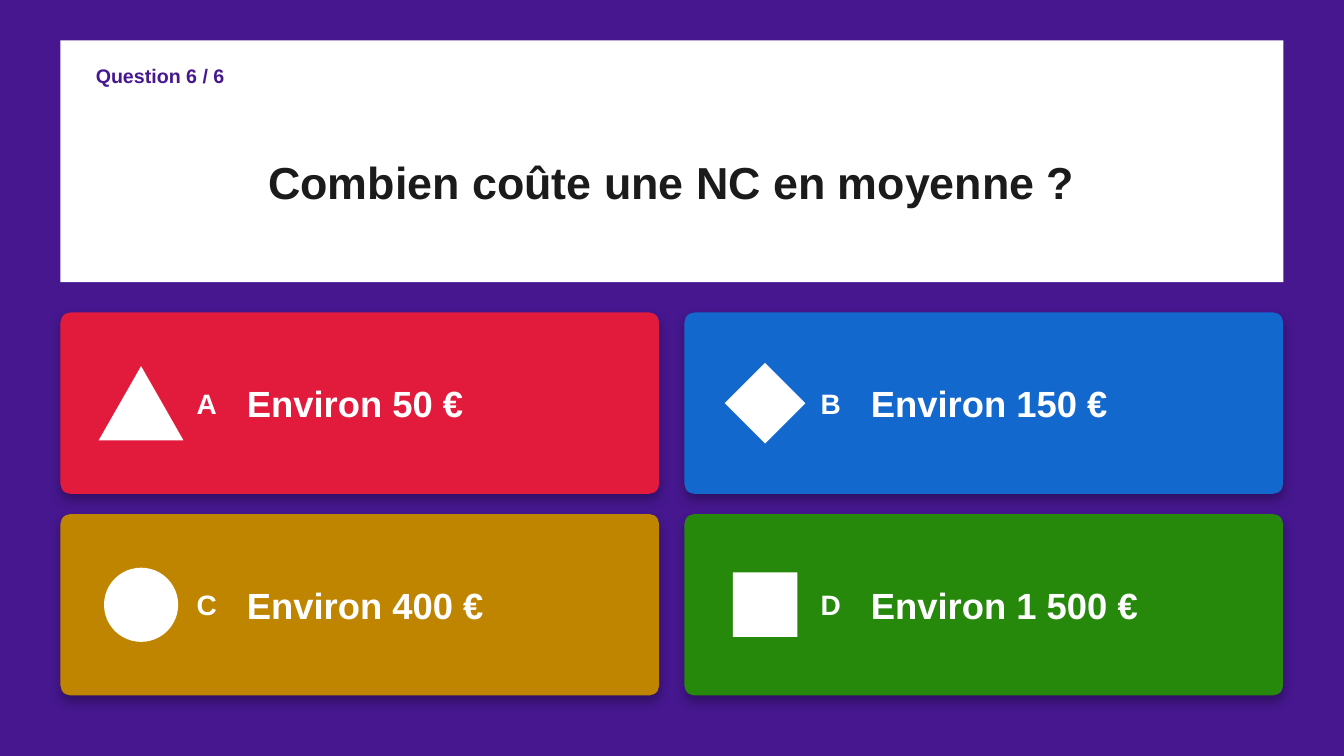
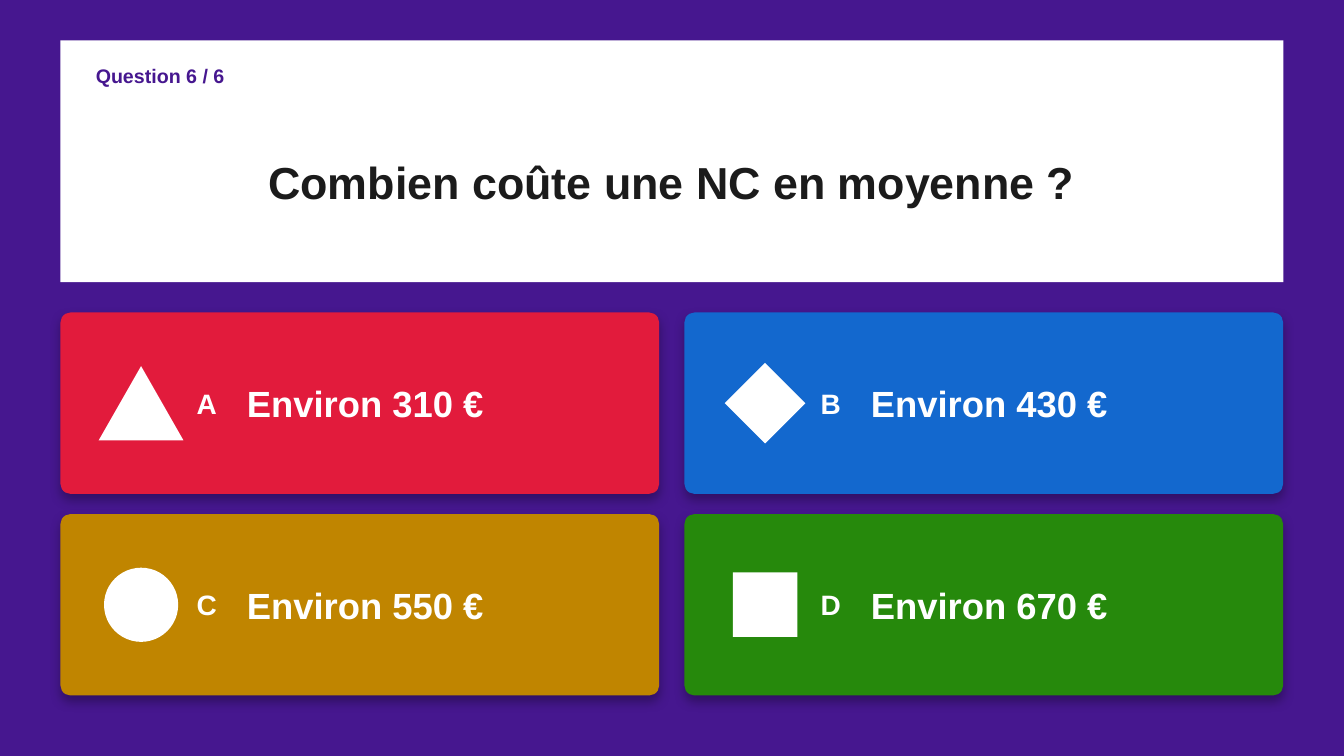
Before and after one commit to moudimash99/FTO2_NC_handover, a slide deck: slide 12 of 03_reports/quiz/Quiz_NC_FTO2.pptx. Drawn at 1344x756 pixels with LibreOffice and Linux fonts; fonts in the diff are those of the drawing. Boxes give left, top, right and bottom in pixels: in the first picture for what was removed or moved away, otherwise in the second. Text is boxed around its words. In the diff, an @@ line names an element or a change of style, - is before the commit and + after.

```diff
--- a/03_reports/quiz/Quiz_NC_FTO2.pptx
+++ b/03_reports/quiz/Quiz_NC_FTO2.pptx
@@ text at bbox=[247, 390, 453, 418]: text changed @@
-Environ 50 €
+Environ 310 €
@@ text at bbox=[871, 390, 1077, 418]: text changed @@
-Environ 150 €
+Environ 430 €
@@ text at bbox=[247, 592, 453, 620]: text changed @@
-Environ 400 €
+Environ 550 €
@@ text at bbox=[871, 592, 1077, 620]: text changed @@
-Environ 1 500 €
+Environ 670 €
```
Also in this commit, not shown: 9 other slides changed.
